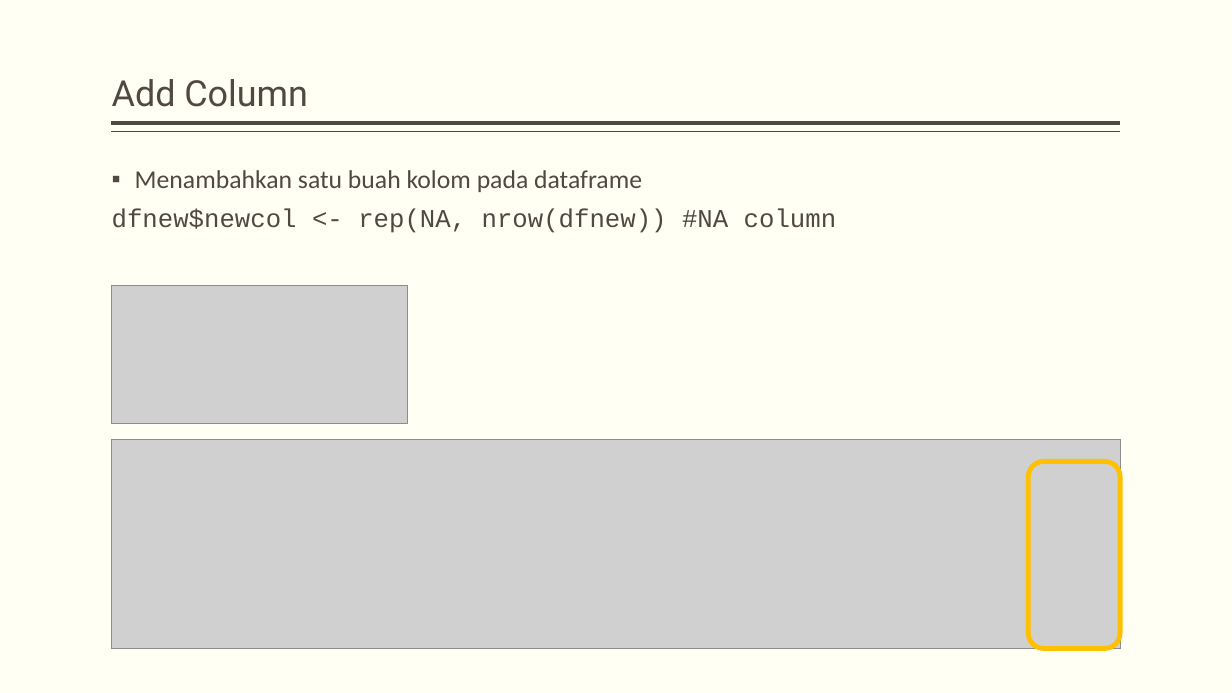
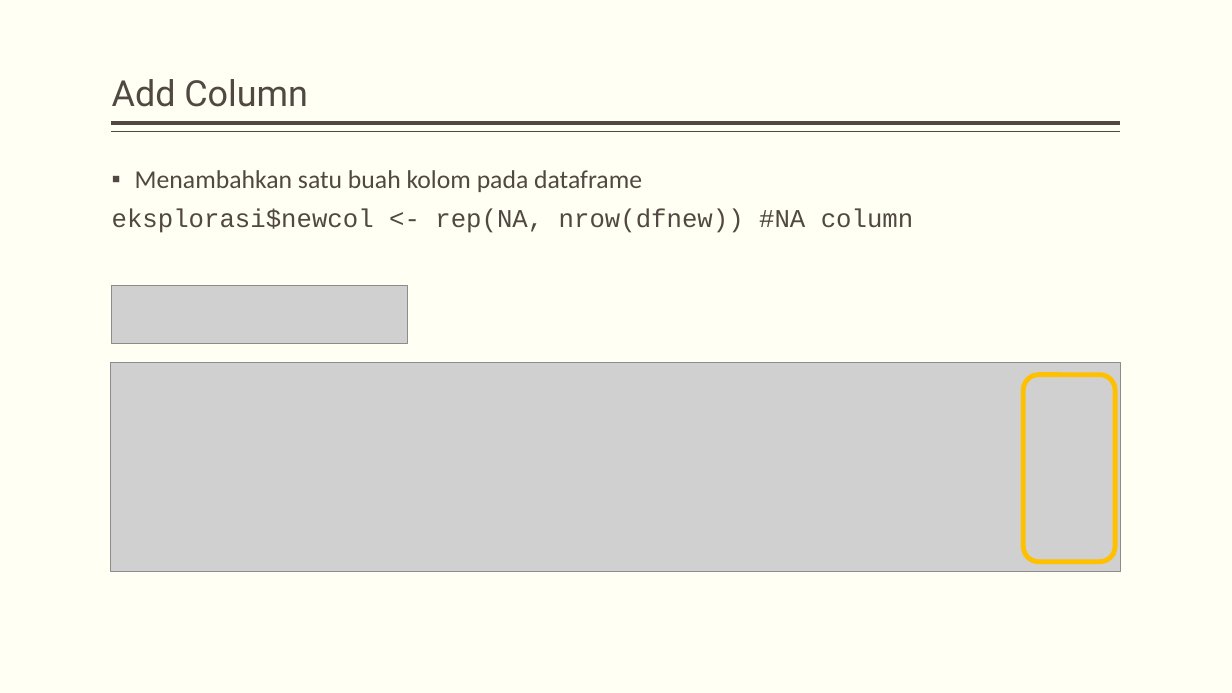
Before and after one commit to dewikiswani/ganesha--R, a slide deck: slide 73 of 201907 -- Pelatihan R ganesha - day1.pptx (slide 71 before the commit). Drawn at 1232x693 pixels with LibreOffice and Linux fonts; fonts in the diff are those of the drawing; grey boxes stand for pictures. Boxes give left, top, right and bottom in pixels: in the first picture for what was removed or moved away, otherwise in the second. Text is boxed around its words. In the diff, an @@ line names an element or a change of style, - is before the commit and + after.

```diff
--- a/201907 -- Pelatihan R ganesha - day1.pptx
+++ b/201907 -- Pelatihan R ganesha - day1.pptx
@@ text at <box>112,208,913,233</box>: text changed @@
-dfnew$newcol <- rep(NA, nrow(dfnew)) #NA column
+eksplorasi$newcol <- rep(NA, nrow(dfnew)) #NA column
@@ picture added at <box>111,286,408,343</box> @@
@@ picture removed at <box>112,286,409,423</box> @@
@@ picture: place and size @@
-picture at <box>112,440,1121,649</box>
+picture at <box>111,362,1120,571</box>
@@ rounded rectangle: place and size @@
-rounded rectangle at <box>1029,461,1120,648</box>
+rounded rectangle at <box>1024,375,1116,562</box>
```
Also in this commit, not shown: 52 other slides changed, 3 slides added.
